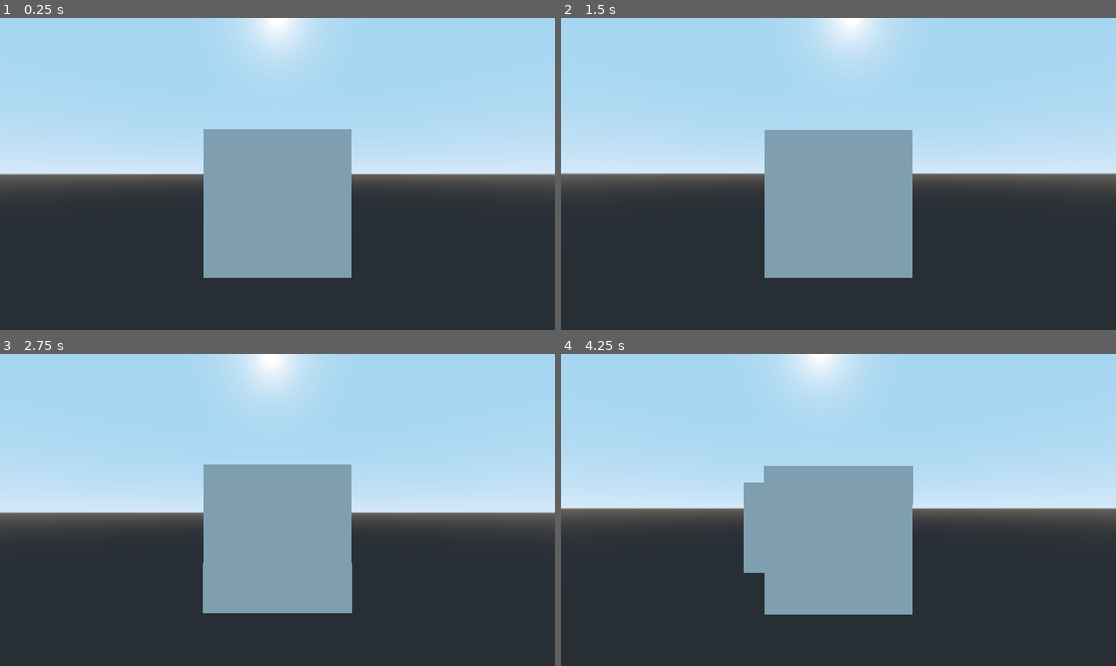
Above: before the commit, frames 1-4 (two rows, left to right).
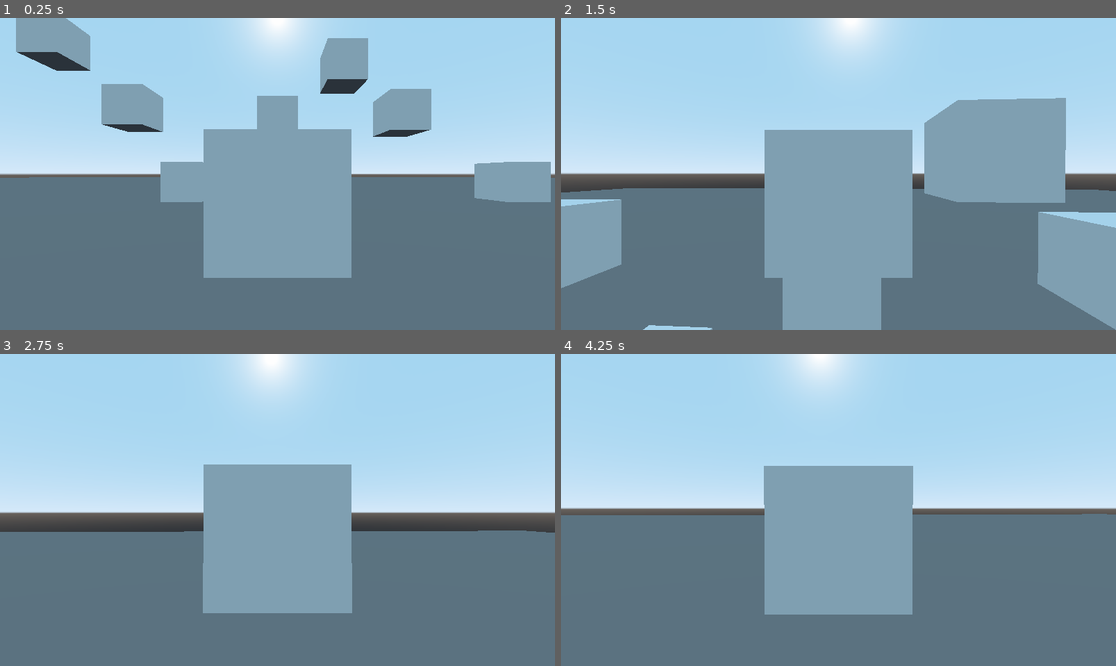
Above: after the commit, the same moments.

Repository: Truski/skipshift
Game: Godot game, scene res://TestScene/TestScene.tscn
Two runs of this game, one before a commit and one after it. Both use one fixed random seed, a clock stepped at 60 frames per second and the inputs below.
Inputs (mouse positions are in pixels of both pictures, inside the frame that each line leads up to):
- Up to frame 1 (0.25 s): no input
- Up to frame 2 (1.5 s): tap Enter at 0.5 s; move the mouse to (866, 174) at 0.52 s; hold W from 0.53 s (still down); tap Space at 0.6, 0.77, 1.07, 1.35 s; move the mouse to (810, 174) at 1.27 s
- Up to frame 3 (2.75 s): keep holding W; tap Space at 1.52, 1.82, 2.1 s; move the mouse to (288, 503) at 2.02 s
- Up to frame 4 (4.25 s): keep holding W; move the mouse to (832, 516) at 2.77 s; tap Space at 2.85, 3.02, 3.32, 3.6, 3.77, 4.07 s; move the mouse to (877, 513) at 3.52 s

The runs differ from the first frame. In frame 1, 49% of the frame differs, in the area x 0-100%, y 0-100%; in frame 2, 45%; in frame 3, 36%; in frame 4, 40%.

Commit message:
Jumping V1
- Added player gravity, and the ability to jump
- Added in a floor, and map objects for the player to jump around on for testing the platforming mechanics

Diff:
--- a/Player/Controller.gd
+++ b/Player/Controller.gd
@@ -14,7 +14,7 @@
 var InnerGimbal
 var Direction = Vector3()
 var Rotation = Vector2()
-#var gravity = -10
+var gravity = -10
 var Movement = Vector3()
 var ZoomFactor = 1
 var ActualZoom = 1
@@ -57,6 +57,10 @@
 				Direction.x -= 1
 			KEY_D:
 				Direction.x += 1
+			KEY_SPACE:
+				if not IsAirborne:
+					CurrentVerticalSpeed = Vector3(0,MaxJump,0)
+					IsAirborne = true
 	if event is InputEventKey and not event.pressed:
 		match event.scancode:
 			KEY_W:
@@ -67,10 +71,6 @@
 				Direction.x += 1
 			KEY_D:
 				Direction.x -= 1
-			#KEY_SPACE:
-			#	if not IsAirborne:
-			#		CurrentVerticalSpeed = Vector3(0,MaxJump,0)
-			#		IsAirborne = true
 	Direction.z = clamp(Direction.z, -1,1)
 	Direction.x = clamp(Direction.x, -1,1)
 
@@ -86,12 +86,12 @@
 	var MaxSpeed = MovementSpeed *Direction.normalized()
 	Speed = Speed.linear_interpolate(MaxSpeed, delta * Acceleration)
 	Movement = Player.transform.basis * (Speed)
-	#CurrentVerticalSpeed.y += gravity * delta * JumpAcceleration
+	CurrentVerticalSpeed.y += gravity * delta * JumpAcceleration
 	Movement += CurrentVerticalSpeed
 	Player.move_and_slide(Movement,Vector3(0,1,0))
-	#if Player.is_on_floor() :
-		#CurrentVerticalSpeed.y = 0
-		#IsAirborne = false
+	if Player.is_on_floor() :
+		CurrentVerticalSpeed.y = 0
+		IsAirborne = false
 
 	#Zoom
 	ActualZoom = lerp(ActualZoom, ZoomFactor, delta * ZoomSpeed)
--- a/TestScene/TestScene.tscn
+++ b/TestScene/TestScene.tscn
@@ -1,13 +1,62 @@
-[gd_scene load_steps=3 format=2]
+[gd_scene load_steps=6 format=2]
 
 [ext_resource path="res://SceneAssets/Objects/StaticCube.tscn" type="PackedScene" id=1]
 [ext_resource path="res://Player/Player.tscn" type="PackedScene" id=2]
 
+[sub_resource type="CubeMesh" id=1]
+
+[sub_resource type="SpatialMaterial" id=3]
+metallic = 1.0
+metallic_specular = 1.0
+metallic_texture_channel = 4
+
+[sub_resource type="BoxShape" id=2]
+
 [node name="TestScene" type="Spatial"]
 
 [node name="Level" type="Spatial" parent="."]
+
+[node name="StaticCube1" parent="Level" instance=ExtResource( 1 )]
+transform = Transform( 1, 0, 0, 0, 1, 0, 0, 0, 1, 0, -0.0215621, -7.98382 )
+
+[node name="StaticCube2" parent="Level" instance=ExtResource( 1 )]
+transform = Transform( 1, 0, 0, 0, 1, 0, 0, 0, 1, -0.00408387, 3.24182, -7.98382 )
+
+[node name="StaticCube3" parent="Level" instance=ExtResource( 1 )]
+transform = Transform( 1, 0, 0, 0, 1, 0, 0, 0, 1, 12.4711, 0, -7.98382 )
+
+[node name="StaticCube4" parent="Level" instance=ExtResource( 1 )]
+transform = Transform( 1, 0, 0, 0, 1, 0, 0, 0, 1, 6.57692, 3.58654, -7.98382 )
+
+[node name="StaticCube5" parent="Level" instance=ExtResource( 1 )]
+transform = Transform( 1, 0, 0, 0, 1, 0, 0, 0, 1, 3.4776, 6.08933, -7.98382 )
+
+[node name="StaticCube6" parent="Level" instance=ExtResource( 1 )]
+transform = Transform( 1, 0, 0, 0, 1, 0, 0, 0, 1, -4.78929, 0, -7.98382 )
+
+[node name="StaticCube7" parent="Level" instance=ExtResource( 1 )]
+transform = Transform( 1, 0, 0, 0, 1, 0, 0, 0, 1, -7.68044, 3.84809, -7.98382 )
+
+[node name="StaticCube8" parent="Level" instance=ExtResource( 1 )]
+transform = Transform( 1, 0, 0, 0, 1, 0, 0, 0, 1, -11.8953, 7.42684, -7.98382 )
+
+[node name="StaticCube9" parent="Level" instance=ExtResource( 1 )]
+transform = Transform( 1, 0, 0, 0, 1, 0, 0, 0, 1, -15.8925, 12.3575, -7.98382 )
+
+[node name="StaticCube10" parent="Level" instance=ExtResource( 1 )]
+transform = Transform( 1, 0, 0, 0, 1, 0, 0, 0, 1, -19.2417, 17.5915, -8.01055 )
+
+[node name="Floor" type="MeshInstance" parent="Level"]
 editor/display_folded = true
+transform = Transform( 100, 0, 0, 0, 0.001, 0, 0, 0, 100, 0.001, -1, 0.001 )
+mesh = SubResource( 1 )
+material/0 = SubResource( 3 )
 
-[node name="MeshInstance" parent="Level" instance=ExtResource( 1 )]
+[node name="StaticBody" type="StaticBody" parent="Level/Floor"]
+
+[node name="CollisionShape" type="CollisionShape" parent="Level/Floor/StaticBody"]
+transform = Transform( 1, 0, 0, 0, 1, 0, 0, 0, 1, 0, -1, 0 )
+shape = SubResource( 2 )
 
 [node name="Player" parent="." instance=ExtResource( 2 )]
+transform = Transform( 1, 0, 0, 0, 1, 0, 0, 0, 1, 0, 0.312051, 0 )
